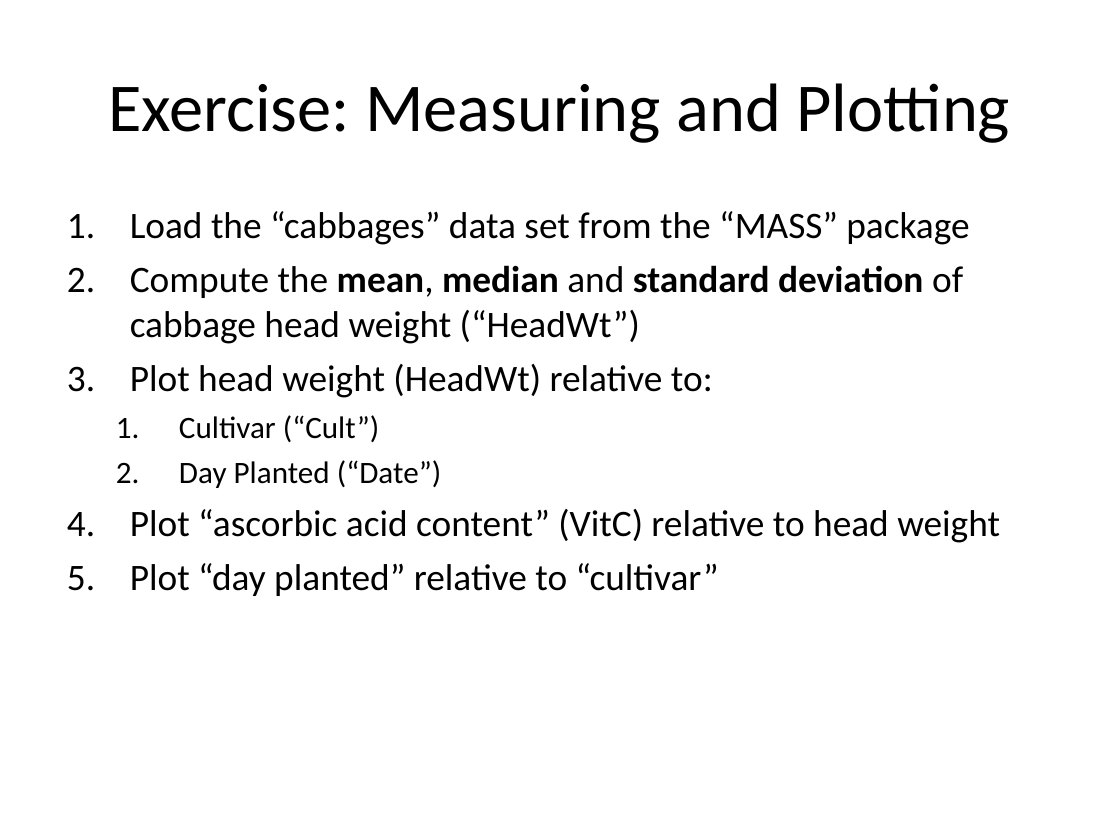
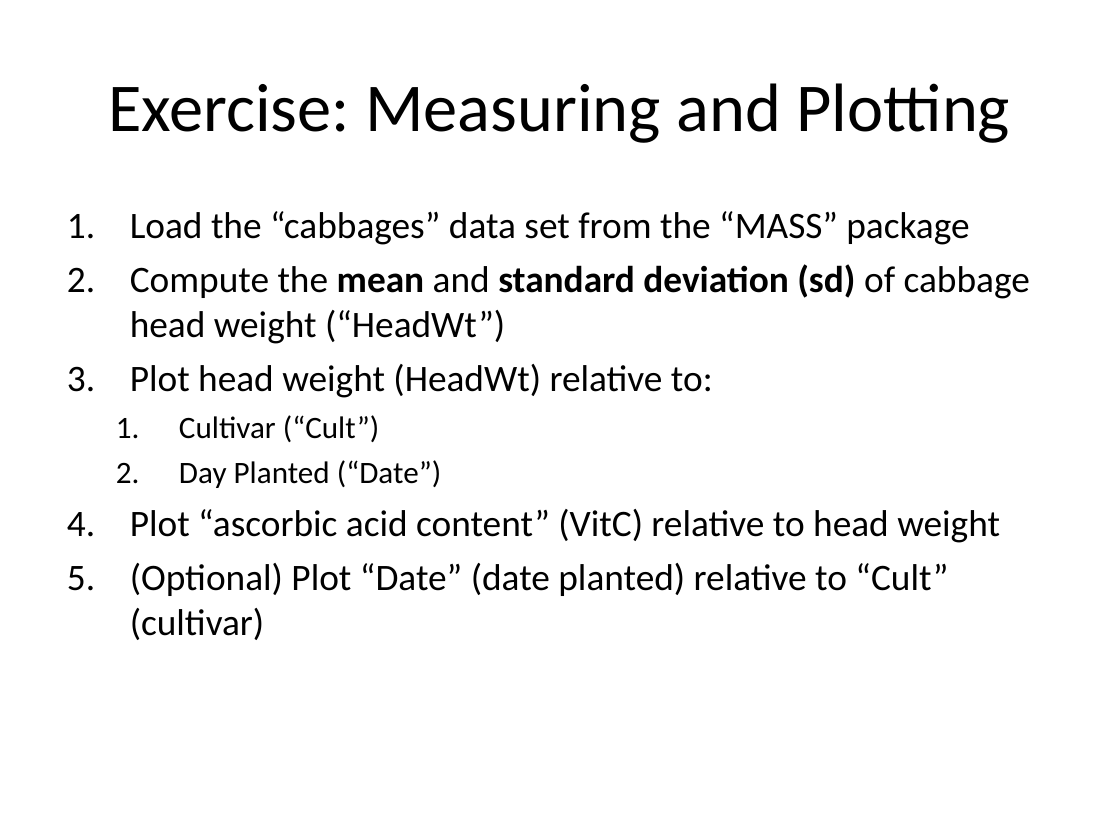
Before and after one commit to IQSS/Zelig4-Documentation, a slide deck: slide 57 of R-and-Stastics/R and Statistics.pptx (slide 58 before the commit). Drawn at 1120x840 pixels with LibreOffice and Linux fonts; fonts in the diff are those of the drawing. Boxes give left, top, right and bottom in pixels: in the first picture for what was removed or moved away, otherwise in the second. Text is boxed around its words. In the diff, an @@ line names an element or a change of style, - is before the commit and + after.

```diff
--- a/R-and-Stastics/R and Statistics.pptx
+++ b/R-and-Stastics/R and Statistics.pptx
@@ text at (130, 264, 1030, 344): text changed @@
-2. Compute the mean, median and standard deviation of cabbage head weight (“HeadWt”)
+2. Compute the mean and standard deviation (sd) of cabbage head weight (“HeadWt”)
@@ text at (130, 563, 948, 640): text changed @@
-5. Plot “day planted” relative to “cultivar”
+5. (Optional) Plot “Date” (date planted) relative to “Cult” (cultivar)
```
Also in this commit, not shown: 16 other slides changed, 2 slides added, 4 slides removed, 2 other files.
